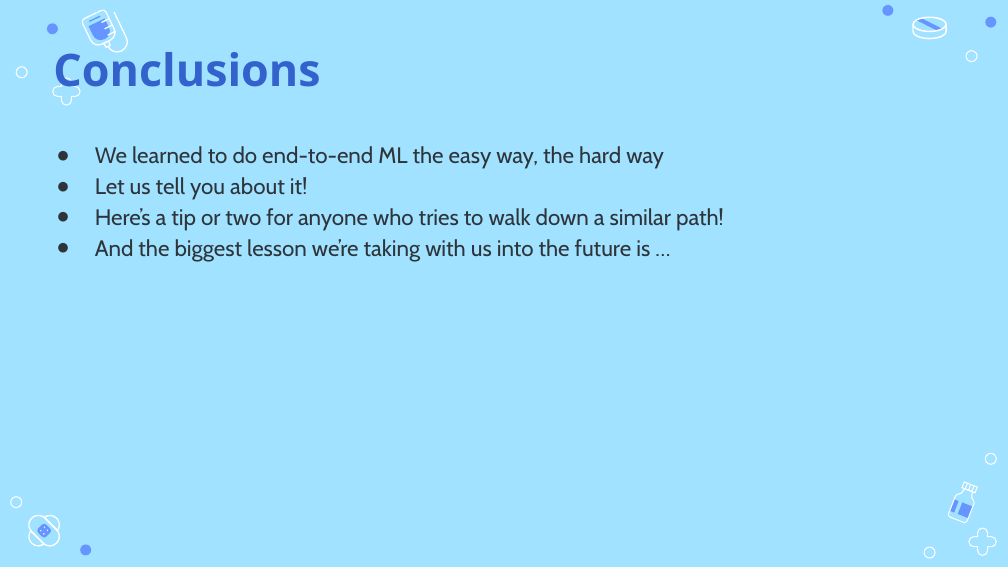
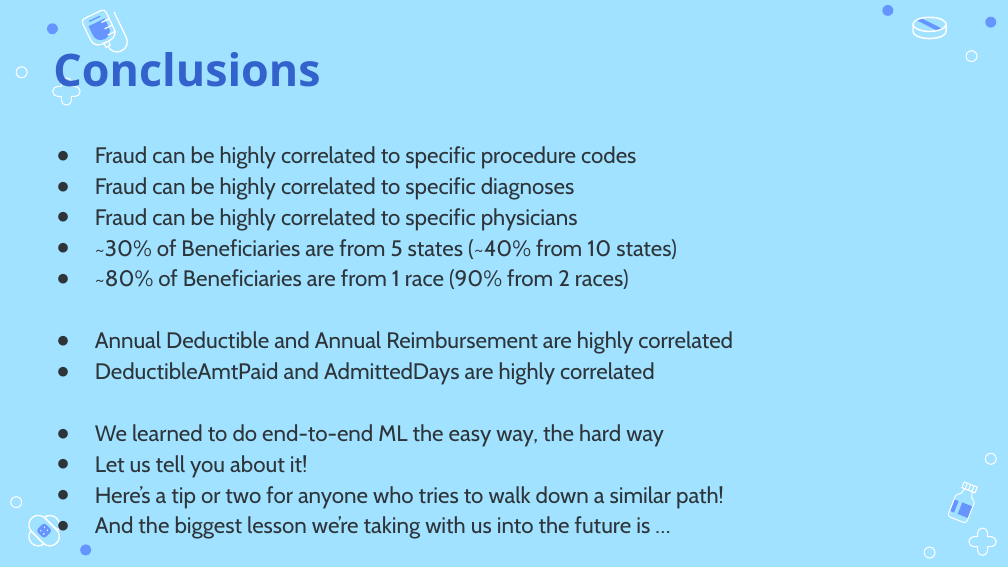
Before and after one commit to monika0603/MLE10-Capstone-Project, a slide deck: slide 10 of presentation/CapstonePreso_HealthcareAnomaly.pptx. Drawn at 1008x567 pixels with LibreOffice and Linux fonts; fonts in the diff are those of the drawing. Boxes give left, top, right and bottom in pixels: in the first picture for what was removed or moved away, otherwise in the second. Text is boxed around its words. In the diff, an @@ line names an element or a change of style, - is before the commit and + after.

```diff
--- a/presentation/CapstonePreso_HealthcareAnomaly.pptx
+++ b/presentation/CapstonePreso_HealthcareAnomaly.pptx
@@ text at bbox=[95, 146, 733, 385]: paragraphs added @@
+● Fraud can be highly correlated to specific procedure codes
+● Fraud can be highly correlated to specific diagnoses
+● Fraud can be highly correlated to specific physicians
+● ~30% of Beneficiaries are from 5 states (~40% from 10 states)
+● ~80% of Beneficiaries are from 1 race (90% from 2 races)
+● Annual Deductible and Annual Reimbursement are highly correlated
+● DeductibleAmtPaid and AdmittedDays are highly correlated
```
Also in this commit, not shown: 5 other slides changed, 1 other file.
